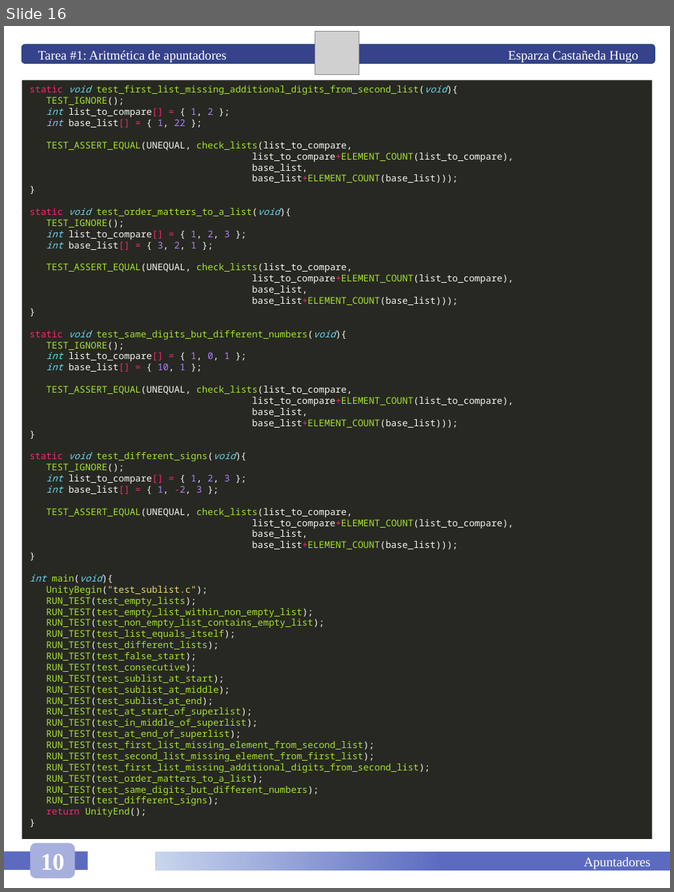
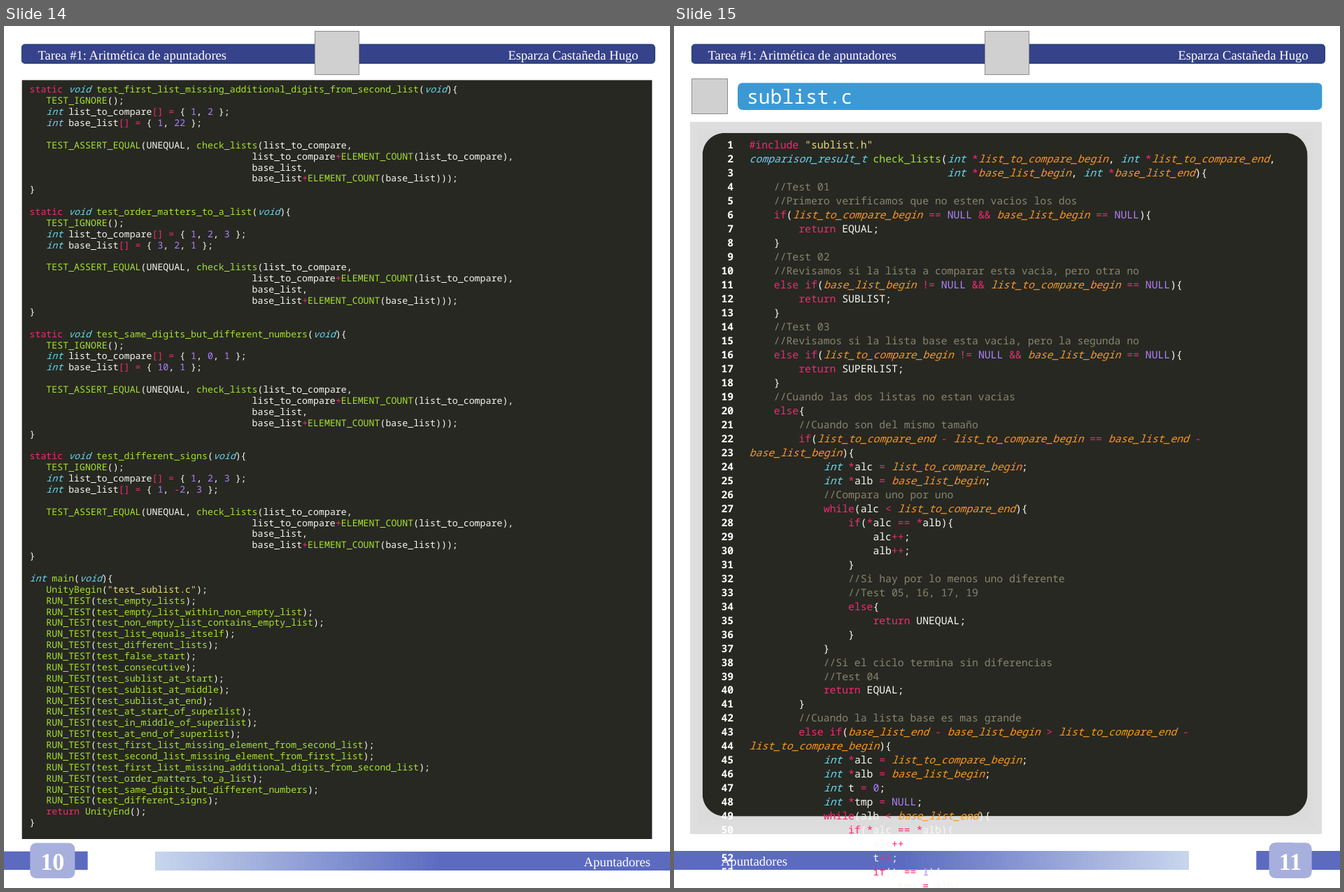
Before and after one commit to HugoEsparzaC/Libreta-Estructuras-II, a slide deck: Estructuras de Datos II.pptx. Shown side by side, each under a label of ours: slide 16 before the commit, slides 14 and 15 after it. The pictures are 674x892 and 1344x892 pixels, drawn with LibreOffice and Linux fonts; fonts in the diff are those of the drawing; grey boxes stand for pictures. Boxes give left, top, right and bottom in pixels: in the first picture for what was removed or moved away, otherwise in the second. Text is boxed around its words. In the diff, an @@ line names an element or a change of style, - is before the commit and + after.

Commit message:
Tarea 01 terminada

```diff
--- a/Estructuras de Datos II.pptx
+++ b/Estructuras de Datos II.pptx
@@ slide 15 added at bbox=[674, 26, 1340, 888], background #FFFFFF @@
@@ rounded rectangle added at bbox=[692, 45, 1326, 64], fill #36428A, outline #28457A 1 pt, 12 pt, text #FFFFFF @@
+Tarea #1: Aritmética de apuntadores Esparza Castañeda Hugo
@@ picture added at bbox=[986, 31, 1029, 74] @@
@@ picture added at bbox=[692, 78, 728, 114] @@
@@ rounded rectangle added at bbox=[738, 83, 1322, 110], fill #3C99D4, 18 pt, text #FFFFFF @@
+sublist.c
@@ rectangle added at bbox=[691, 122, 1323, 834], fill gradient #7B7B7B to #BCBCBC to #DEDEDE to #FFFFFF @@
@@ rounded rectangle added at bbox=[702, 133, 1308, 817], fill #272822 @@
@@ table added at bbox=[702, 134, 1308, 879], 1 rows, 2 columns @@
+1 / 2 / 3 / 4 / 5 / 6 / 7 / 8 / 9 / 10 / 11 / 12 / 13 / 14 / 15 / 16 / 17 / 18 / 19 / 20 / 21 / 22 / 23 / 24 / 25 / 26 / 27 / 28 / 29 / 30 / 31 / 32 / 33 / 34 / 35 / 36 / 37 / 38 / 39 / 40 / 41 / 42 / 43 / 44 / 45 / 46 / 47 / 48 / 49 / 50 / 51 / 52 / 53 / 54 | #include "sublist.h" / comparison_result_t check_lists(int *list_to_compare_begin, int *list_to_compare_end, / int *base_list_begin, int *base_list_end){ / //Test 01 / //Primero verificamos que no esten vacios los dos / if(list_to_compare_begin == NULL && base_list_begin == NULL){ / return EQUAL; / } / //Test 02 / //Revisamos si la lista a comparar esta vacia, pero otra no / else if(base_list_begin != NULL && list_to_compare_begin == NULL){ / return SUBLIST; / } / //Test 03 / //Revisamos si la lista base esta vacia, pero la segunda no / else if(list_to_compare_begin != NULL && base_list_begin == NULL){ / return SUPERLIST; / } / //Cuando las dos listas no estan vacias / else{ / //Cuando son del mismo tamaño / if(list_to_compare_end - list_to_compare_begin == base_list_end - base_list_begin){ / int *alc = list_to_compare_begin; / int *alb = base_list_begin; / //Compara uno por uno / while(alc < list_to_compare_end){ / if(*alc == *alb){ / alc++; / alb++; / } / //Si hay por lo menos uno diferente / //Test 05, 16, 17, 19 / else{ / return UNEQUAL; / } / } / //Si el ciclo termina sin diferencias / //Test 04 / return EQUAL; / } / //Cuando la lista base es mas grande / else if(base_list_end - base_list_begin > list_to_compare_end - list_to_compare_begin){ / int *alc = list_to_compare_begin; / int *alb = base_list_begin; / int t = 0; / int *tmp = NULL; / while(alb < base_list_end){ / if(*alc == *alb){ / alc++; / t++; / if(t == 1){ / tmp = alb; / } / else if(t == list_to_compare_end - list_to_compare_begin){
@@ rounded rectangle added at bbox=[1269, 843, 1312, 878], fill #A7AFDD, 22 pt, text #FFFFFF, bold @@
+11
@@ rectangle added at bbox=[674, 851, 1189, 870], fill gradient #5C6BC0 to #C7D5ED, 12 pt, text #FFFFFF @@
+Apuntadores
@@ rectangle added at bbox=[1256, 851, 1340, 870], fill #5C6BC0 @@
@@ what was slide 16 is now slide 14 @@
```
Also in this commit, not shown: 3 slides changed, 8 other slides added, 2 slides removed, 1 other file.
